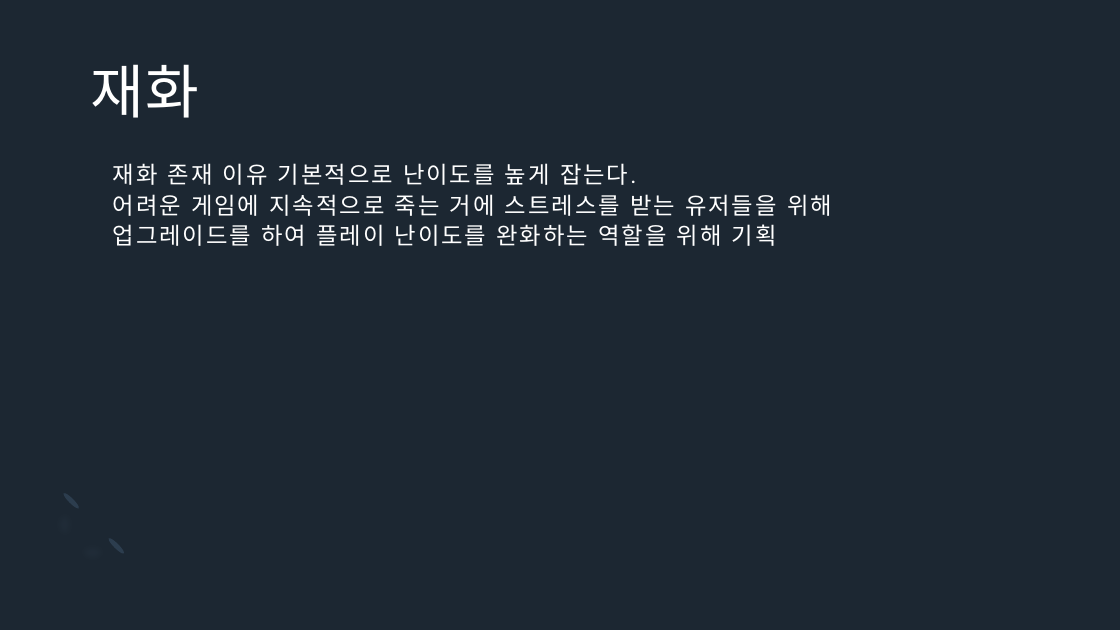
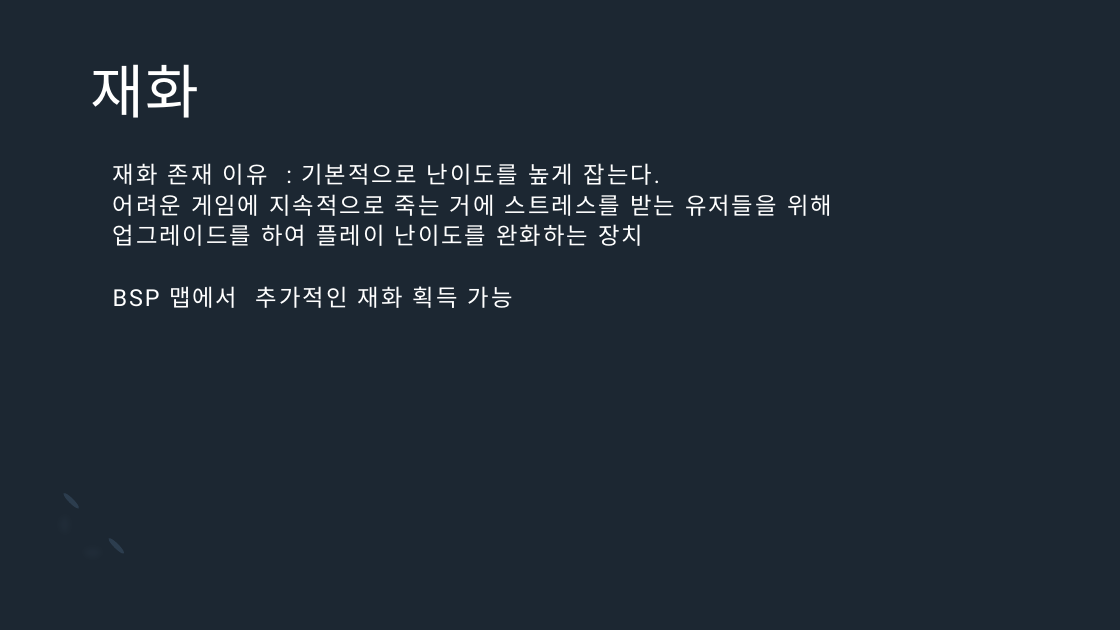
Before and after one commit to Icloy/2D_Roguelike, a slide deck: slide 13 of 기획서.pptx (slide 7 before the commit). Drawn at 1120x630 pixels with LibreOffice and Linux fonts; fonts in the diff are those of the drawing. Boxes give left, top, right and bottom in pixels: in the first picture for what was removed or moved away, otherwise in the second. Text is boxed around its words. In the diff, an @@ line names an element or a change of style, - is before the commit and + after.

Commit message:
기획서

```diff
--- a/기획서.pptx
+++ b/기획서.pptx
@@ title at box(113, 163, 832, 308): text changed @@
-재화 존재 이유 기본적으로 난이도를 높게 잡는다.
-어려운 게임에 지속적으로 죽는 거에 스트레스를 받는 유저들을 위해
-업그레이드를 하여 플레이 난이도를 완화하는 역할을 위해 기획
+재화 존재 이유 : 기본적으로 난이도를 높게 잡는다.
+어려운 게임에 지속적으로 죽는 거에 스트레스를 받는 유저들을 위해
+업그레이드를 하여 플레이 난이도를 완화하는 장치
+BSP 맵에서 추가적인 재화 획득 가능
```
Also in this commit, not shown: 4 other slides changed, 6 slides added, 1 other file.
